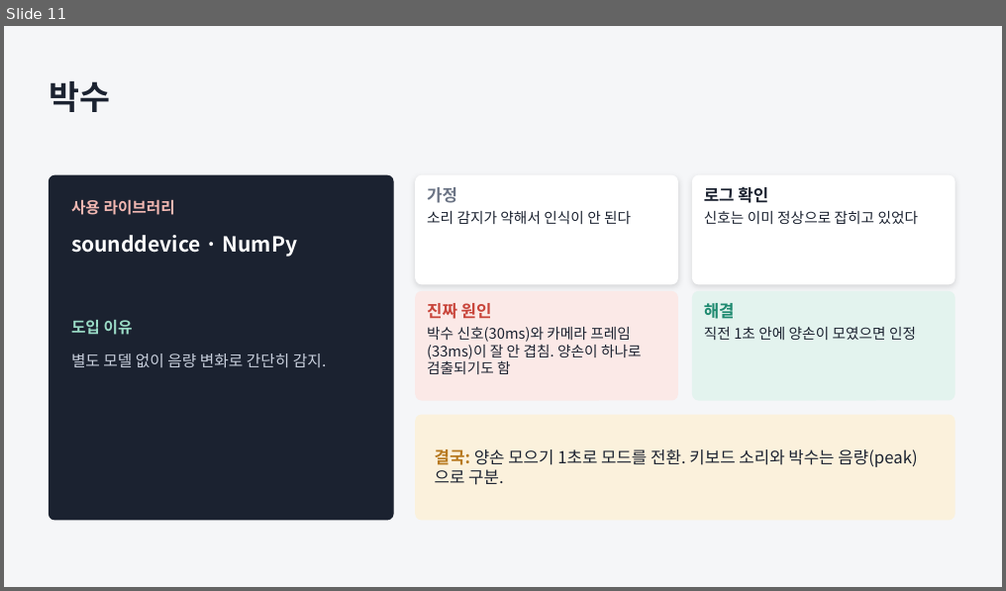
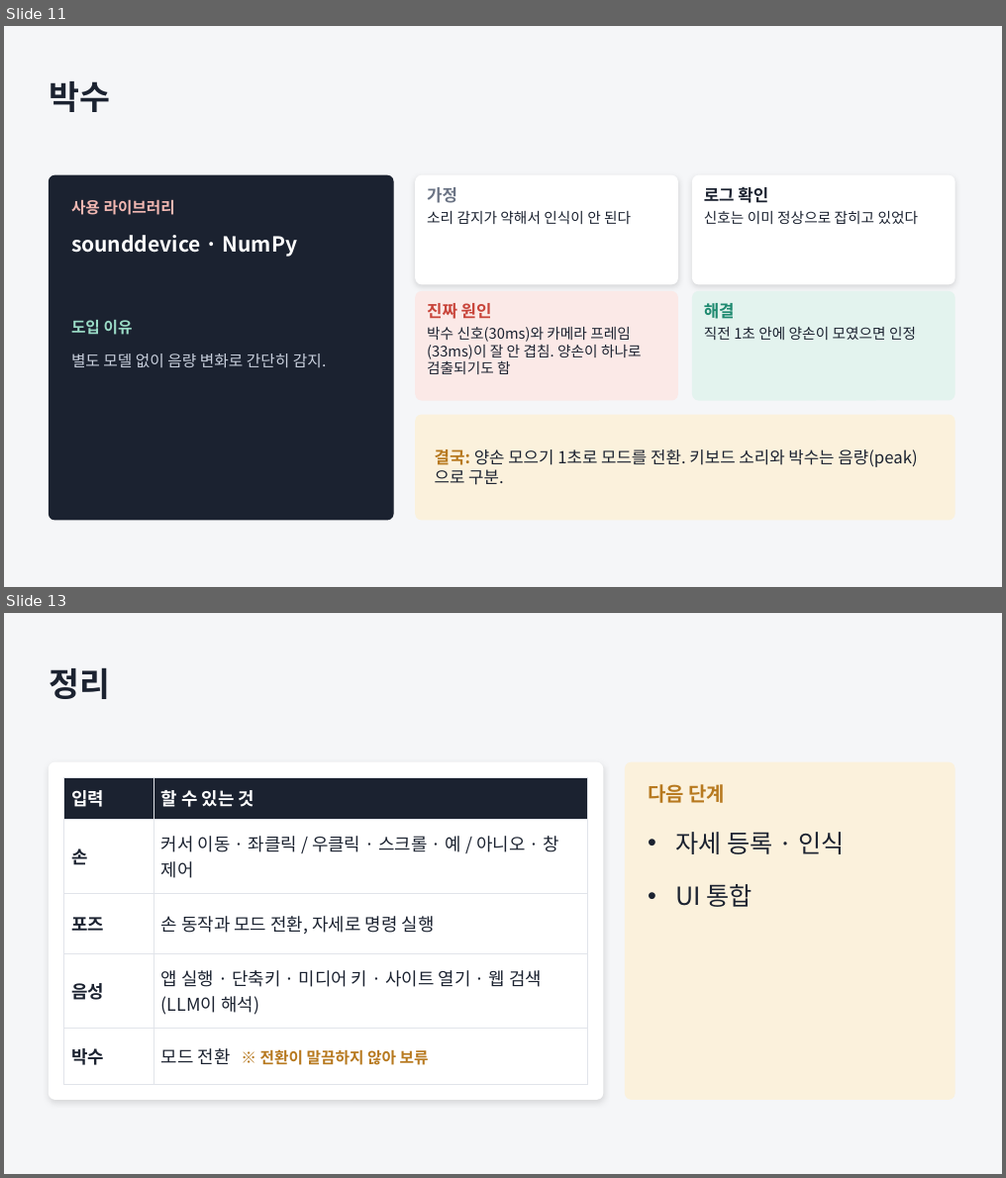
Before and after one commit to JungUH-0/JungPra, a slide deck: pythonpra/myproject/ppt/assistant_process.pptx. Shown one above the other, each under a label of ours: slide 11 before the commit, slides 11 and 13 after it; the slides between them are not shown. The pictures are 1006x591 and 1006x1178 pixels, drawn with LibreOffice and Linux fonts; fonts in the diff are those of the drawing. Boxes give left, top, right and bottom in pixels: in the first picture for what was removed or moved away, otherwise in the second. Text is boxed around its words. In the diff, an @@ line names an element or a change of style, - is before the commit and + after.

```diff
--- a/pythonpra/myproject/ppt/assistant_process.pptx
+++ b/pythonpra/myproject/ppt/assistant_process.pptx
@@ slide 13 added at [4,613,1002,1174], background #F5F6F8 @@
@@ text added at [49,667,110,699], 32 pt, text #1B2230, bold @@
+정리
@@ rounded rectangle added at [49,762,603,1100], fill #FFFFFF, outline #FFFFFF 1 pt @@
@@ table added at [63,777,588,1069], 5 rows, 2 columns @@
+입력 | 할 수 있는 것
+손 | 커서 이동 · 좌클릭 / 우클릭 · 스크롤 · 예 / 아니오 · 창 제어
+포즈 | 손 동작과 모드 전환, 자세로 명령 실행
+음성 | 앱 실행 · 단축키 · 미디어 키 · 사이트 열기 · 웹 검색 (LLM이 해석)
+박수 | 모드 전환 ※ 전환이 말끔하지 않아 보류
@@ rounded rectangle added at [626,762,954,1100], fill #FBF1DC, outline #FBF1DC 1 pt @@
@@ text added at [648,784,844,907], 24 pt, text #1B2230 @@
+다음 단계
+• 자세 등록 · 인식
+• UI 통합
```
Also in this commit, not shown: 2 slides changed, 1 other slide added, 1 slide removed, 5 other files.
